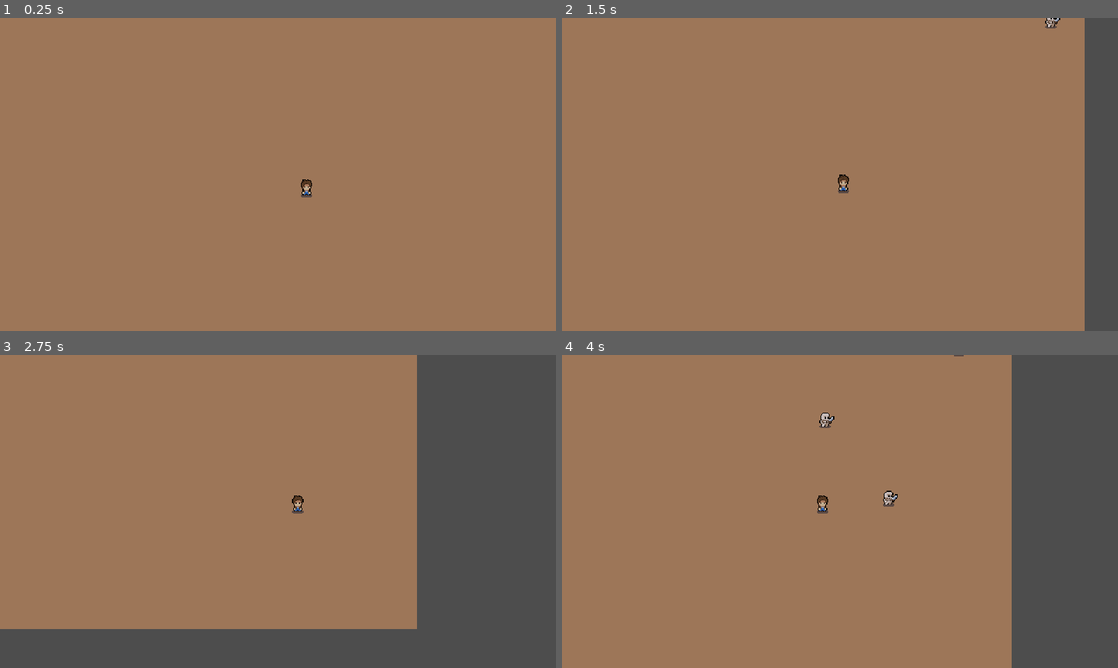
Above: before the commit, frames 1-4 (two rows, left to right).
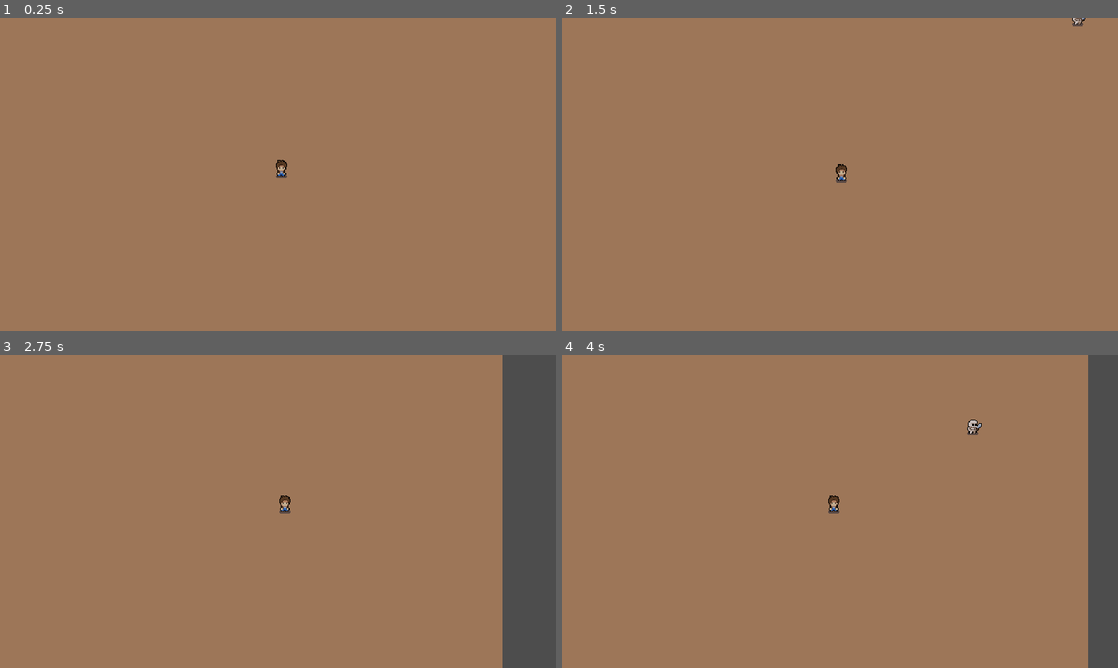
Above: after the commit, the same moments.

Repository: overbyte/survivors
Game: Godot game, scene res://scenes/main.tscn
Same seed, same stepped clock (60 frames per second), same inputs: the game is played once before the commit and once after it.
Inputs:
- Up to frame 1 (0.25 s): no input
- Up to frame 2 (1.5 s): hold D (move_right) 0.53-1.28 s; hold S (move_down) from 1.28 s (still down)
- Up to frame 3 (2.75 s): release S (move_down) at 2.03 s; hold D (move_right) from 2.03 s (still down)
- Up to frame 4 (4 s): release D (move_right) at 2.78 s; hold W (move_up) 2.78-3.53 s; hold A (move_left) from 3.53 s (still down)

The runs differ from the first frame. In frame 1, 0.2% of the frame differs, in the area x 49-57%, y 45-58%; in frame 2, 6.3%; in frame 3, 25%, in the area x 0-91%, y 0-100%; in frame 4, 14%.

Commit message:
add tweaks to smoothness of player movement, player and enemy speed

Diff:
--- a/scenes/basic_enemy/basic_enemy.gd
+++ b/scenes/basic_enemy/basic_enemy.gd
@@ -1,6 +1,6 @@
 extends CharacterBody2D
 
-const MAX_SPEED = 75
+const MAX_SPEED = 40
 
 # Called when the node enters the scene tree for the first time.
 func _ready():
--- a/scenes/game_camera/game_camera.gd
+++ b/scenes/game_camera/game_camera.gd
@@ -12,7 +12,7 @@
 	acquire_target()
 	# smooth camera position using frame rate independent lerp
 	# https://www.rorydriscoll.com/2016/03/07/frame-rate-independent-damping-using-lerp/
-	global_position = global_position.lerp(target_position, 1.0 - exp(-delta * 10))
+	global_position = global_position.lerp(target_position, 1.0 - exp(-delta * 20))
 
 
 func acquire_target():
--- a/scenes/player/player.gd
+++ b/scenes/player/player.gd
@@ -1,6 +1,7 @@
 extends CharacterBody2D
 
-const MAX_SPEED = 200
+const MAX_SPEED = 125
+const ACCELERATION_SMOOTHING = 25
 
 # Called when the node enters the scene tree for the first time.
 func _ready():
@@ -12,7 +13,8 @@
 	var movement_vector = get_movement_vector()
 	# normalize to ensure max length is 1
 	var direction = movement_vector.normalized()
-	velocity = MAX_SPEED * direction
+	var target_velocity = MAX_SPEED * direction
+	velocity = velocity.lerp(target_velocity, 1 - exp(-delta * ACCELERATION_SMOOTHING))
 	move_and_slide()
 
 func get_movement_vector():
